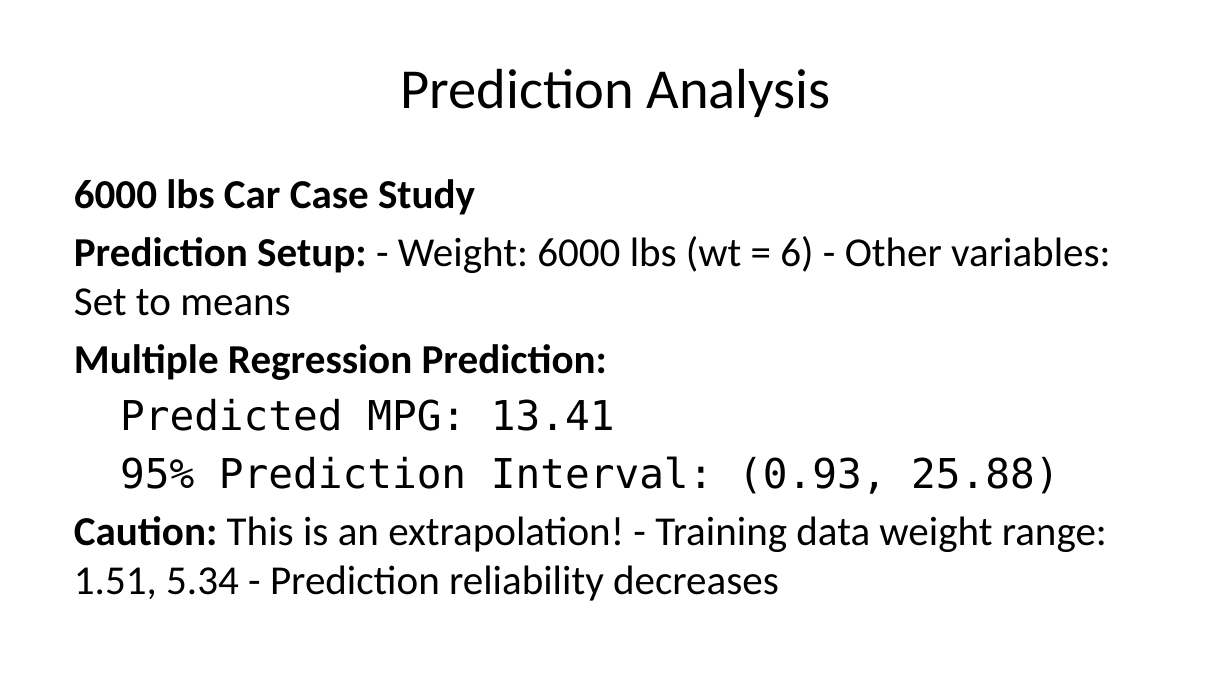
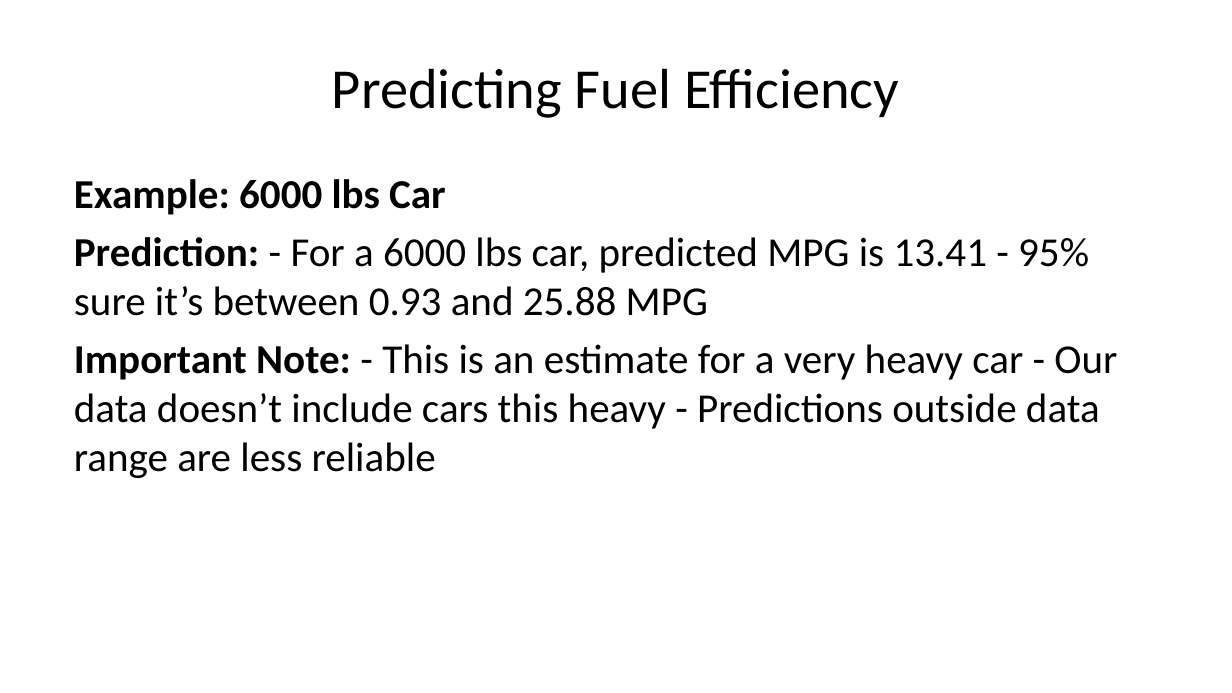
Before and after one commit to memandip/r-starter, a slide deck: slide 9 of presentation_1/supervised_learning.pptx (slide 12 before the commit). Drawn at 1232x693 pixels with LibreOffice and Linux fonts; fonts in the diff are those of the drawing. Boxes give left, top, right and bottom in pixels: in the first picture for what was removed or moved away, otherwise in the second. Text is boxed around its words. In the diff, an @@ line names an element or a change of style, - is before the commit and + after.

Commit message:
feat: add comprehensive README and presentation guide for car fuel efficiency analysis project

```diff
--- a/presentation_1/supervised_learning.pptx
+++ b/presentation_1/supervised_learning.pptx
@@ title at <box>332,68,899,118</box>: text changed @@
-Prediction Analysis
+Predicting Fuel Efficiency
@@ text at <box>74,179,1117,478</box>: text changed @@
-6000 lbs Car Case Study
-Prediction Setup: - Weight: 6000 lbs (wt = 6) - Other variables: Set to means
-Multiple Regression Prediction:
-Predicted MPG: 13.41
-95% Prediction Interval: (0.93, 25.88)
-Caution: This is an extrapolation! - Training data weight range: 1.51, 5.34 - Prediction reliability decreases
+Example: 6000 lbs Car
+Prediction: - For a 6000 lbs car, predicted MPG is 13.41 - 95% sure it’s between 0.93 and 25.88 MPG
+Important Note: - This is an estimate for a very heavy car - Our data doesn’t include cars this heavy - Predictions outside data range are less reliable
```
Also in this commit, not shown: 5 other slides changed, 4 slides added, 7 slides removed, 6 other files.
